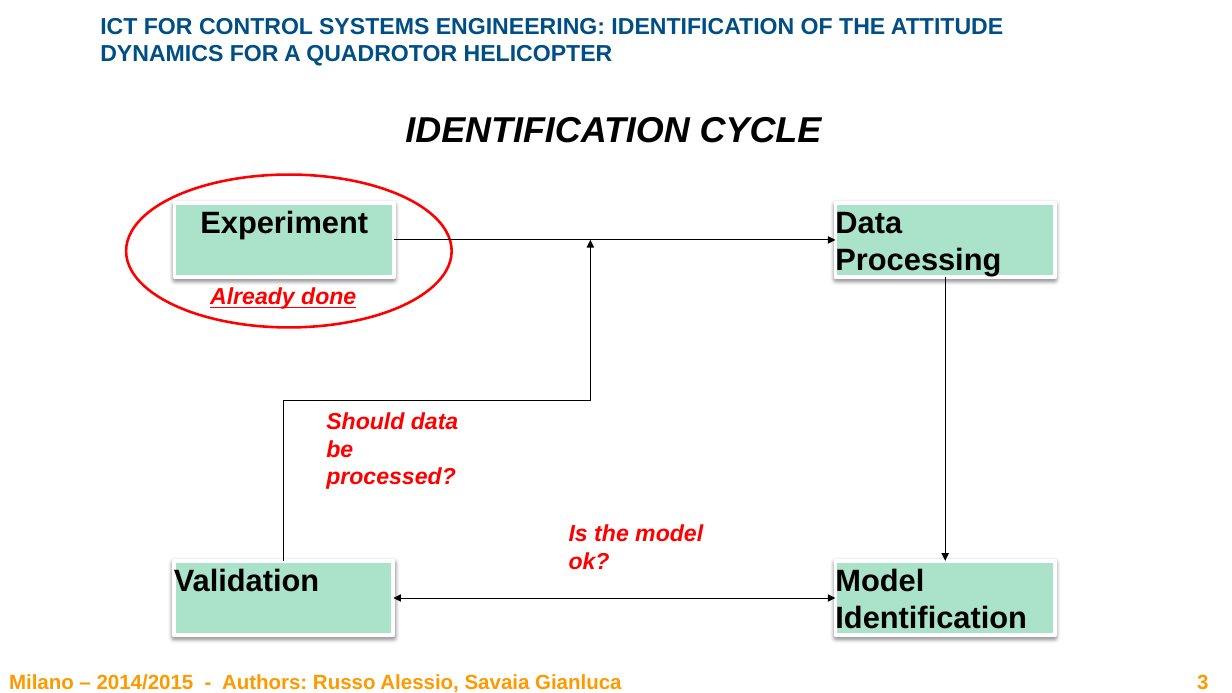
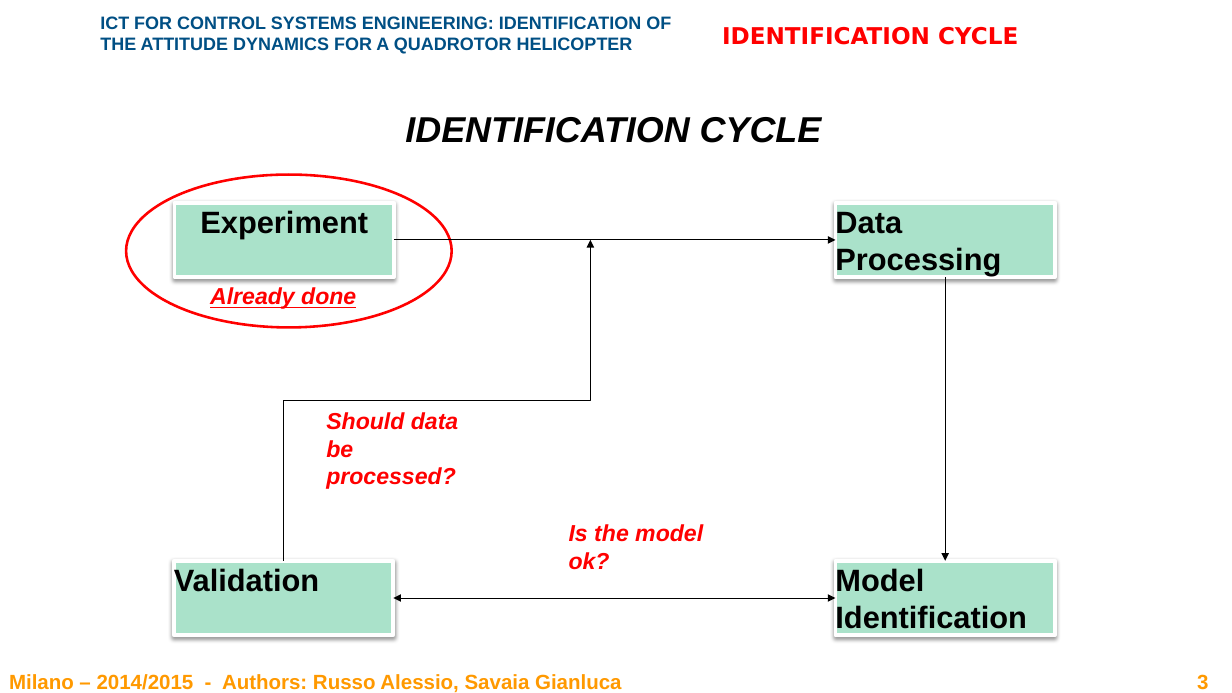
Before and after one commit to rssalessio/BlackBox-Quadrotor-Identification, a slide deck: slide 3 of report/Report.pptx. Drawn at 1232x693 pixels with LibreOffice and Linux fonts; fonts in the diff are those of the drawing; background and template pictures are left out. Boxes give left, top, right and bottom in pixels: in the first picture for what was removed or moved away, otherwise in the second. Text is boxed around its words. In the diff, an @@ line names an element or a change of style, - is before the commit and + after.

```diff
--- a/report/Report.pptx
+++ b/report/Report.pptx
@@ text "ICT FOR CONTROL SYSTEMS ENGINEERING: ..." at (100,16,671,54): size 18 to 14 pt @@
@@ text added at (722,27,1018,45), 18 pt, text #FF0000, bold @@
+IDENTIFICATION CYCLE
```
Also in this commit, not shown: 4 other slides changed, 4 slides added, 3 other files.
